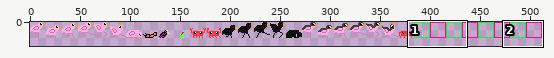
Two states of a sprite sheet, android/assets/Entites.png. The first picture is a wide view before the edit; the outline marks the close-up.
Close-up. Before the commit:
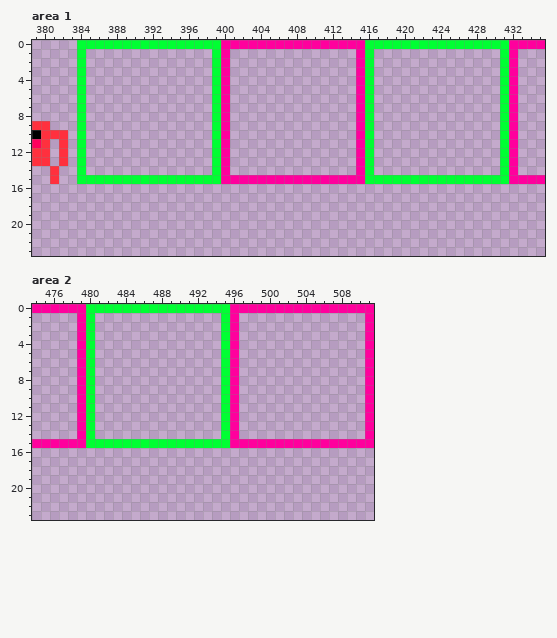
The file is 512x64 pixels. Pixels under 10% opacity are left out. Colours within 5 levels of each other are drawn and written as one. Shown: area 1: x 379..435, y 0..23; area 2: x 474..511, y 0..23. The wide view leaves out empty margins.
And afterwards:
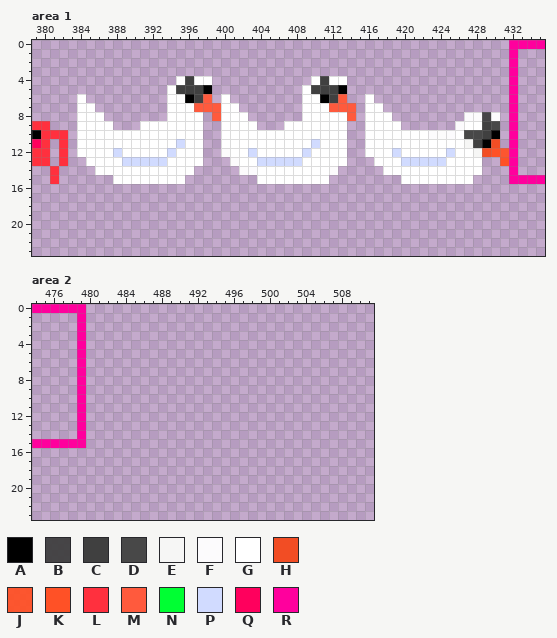
Palette (. is transparent): A #000000  B #404040f3  C #404040  D #484848  E #f6f6f5  F #fffffff4  G #ffffff  H #f24d24  J #ff5126f1  K #ff5126  L #ff303e  M #ff5a3d  N #00ff33  P #d1dbff  Q #ff005d  R #ff009d
Change:
Changed rows in their new state; - is an unchanged pixel.
Area 1:
first column x 384:
 0 ................................................
 1 .--------------..--------------..--------------.
 2 .--------------..--------------..--------------.
 3 .--------------..--------------..--------------.
 4 .----------GCGG..---------GCGG-..--------------.
 5 .---------GCCCA..--------GCCCA-..--------------.
 6 G---------GGACM.G--------GGACM-.G--------------.
 7 GG--------GGGMMMGG-------GGGMMM.GG-------------.
 8 GGG-------GGGG-MGGG------GGGGGM.GGG--------FFBF.
 9 GGGG---GGGGGGG-.GGGG---GGGGGGG-.GGGG------FGGCD.
10 GGGGGGGGGGGGGG-.GGGGGGGGGGGGGG-.GGGGGGGFFFGDDCA.
11 GGGGGGGGGGGPGG-.GGGGGGGGGGPGGG-.GGGGGGGGGGGECAH.
12 GGGGPGGGGGPGGG-.FGGPGGGGGPGGGG-.GGGPGGGGGPGGEHKJ
13 .GGGGPPPPPGGGG-..FGGPPPPPGGGGG-..GGGPPPPPGGGG--K
14 .-GGGGGGGGGGG--..-FFGGGGGGGGF--..-GGGGGGGGGGG--.
15 ....GGGGGGGG........GGGGGGGG........GGGGGGGG....
Area 2:
first column x 480:
 0 ................................
 1 .--------------..--------------.
 2 .--------------..--------------.
 3 .--------------..--------------.
 4 .--------------..--------------.
 5 .--------------..--------------.
 6 .--------------..--------------.
 7 .--------------..--------------.
 8 .--------------..--------------.
 9 .--------------..--------------.
10 .--------------..--------------.
11 .--------------..--------------.
12 .--------------..--------------.
13 .--------------..--------------.
14 .--------------..--------------.
15 ................................
Pixel boxes of the changes (left, top, right, bottom) in both close-ups:
changed: (77, 40, 509, 184)
erased: (86, 304, 374, 448)
